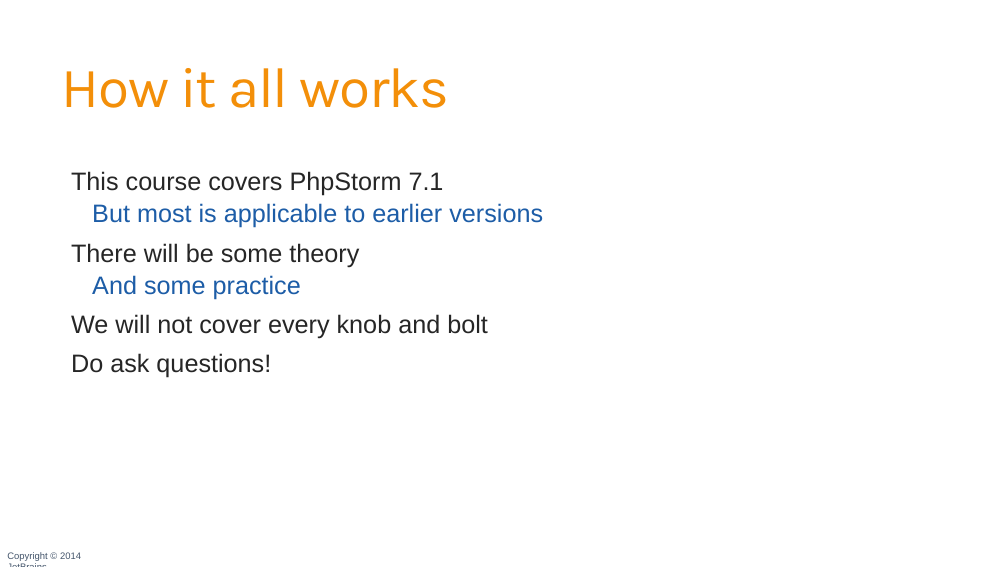
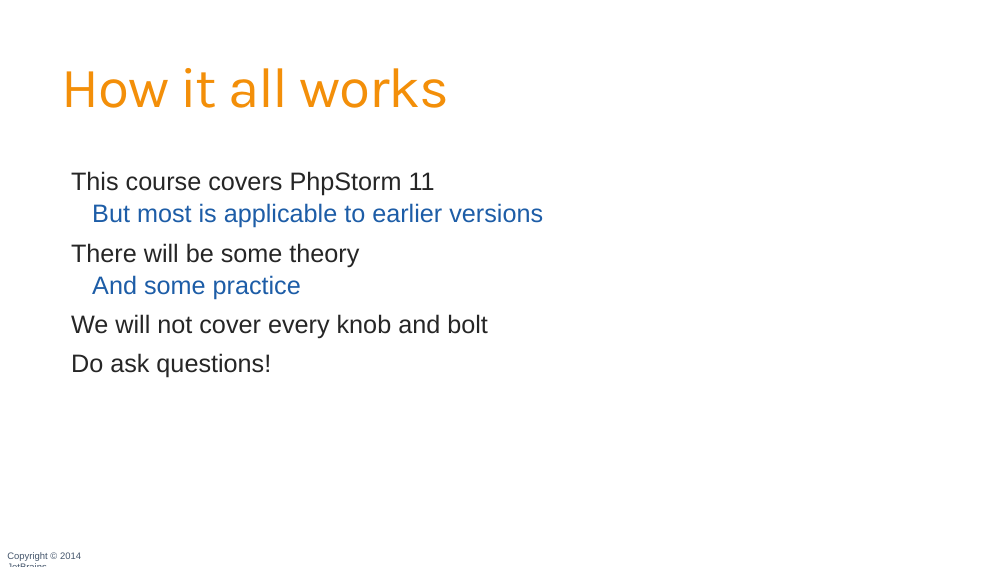
Before and after one commit to JetBrains/phpstorm-workshop, a slide deck: slide 3 of PhpStorm_Workshop.pptx. Drawn at 1008x567 pixels with LibreOffice and Linux fonts; fonts in the diff are those of the drawing; background and template pictures are left out. Boxes give left, top, right and bottom in pixels: in the first picture for what was removed or moved away, otherwise in the second. Text is boxed around its words. In the diff, an @@ line names an element or a change of style, - is before the commit and + after.

```diff
--- a/PhpStorm_Workshop.pptx
+++ b/PhpStorm_Workshop.pptx
@@ text at [71,171,435,196]: text changed @@
-  This course covers PhpStorm 7.1
+  This course covers PhpStorm 11
```
Also in this commit, not shown: 4 other slides changed, 1 other file.
